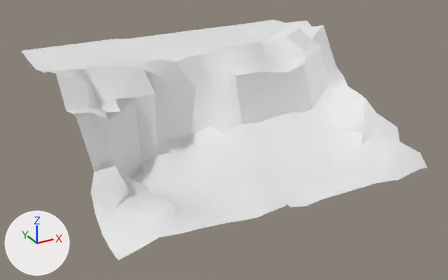
The Blender file Assets/MenuProps/landscape.blend: old version first, new version second.
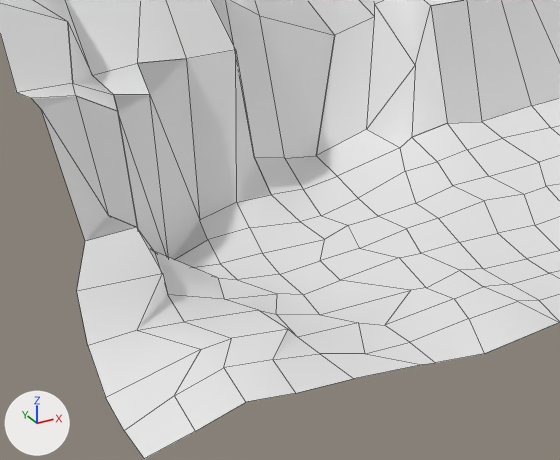
There are two pictures of each version: one whole from a camera (50 mm lens) standing at (-8.25, -13.49, 5.23) and looking at (-0.32, 0.94, -1.98), one close up on the part from 13% to 64% of the width and 26% to 93% of the height. Lighting does not change. The marker at lower left points along +X, +Y and +Z. The close-ups show mesh edges as thin lines.

Before the edit, the objects in view are built like this:
```python
me_plane = bpy.data.meshes.new('Plane')
me_plane.from_pydata(...)  # 305 vertices, 182 faces; spans x -0.613..0.553, y -0.347..0.688, z -0.198..0.048
me_plane.polygons.foreach_set('use_smooth', [True] * 182)
me_plane_002 = bpy.data.meshes.new('Plane.002')
me_plane_002.from_pydata(...)  # 129 vertices, 106 faces; spans x -0.425..0.449, y -0.347..0.274, z -0.198..-0.139
me_plane_002.polygons.foreach_set('use_smooth', [True] * 106)
ob_plane = bpy.data.objects.new('Plane', me_plane)
ob_plane.location = (0.0, 0.0, 0.0)
ob_plane.scale = (7.9, 7.9, 13.0)
ob_plane_002 = bpy.data.objects.new('Plane.002', me_plane_002)
ob_plane_002.location = (0.0, 0.0, 0.0)
ob_plane_002.scale = (7.9, 7.9, 13.0)
```
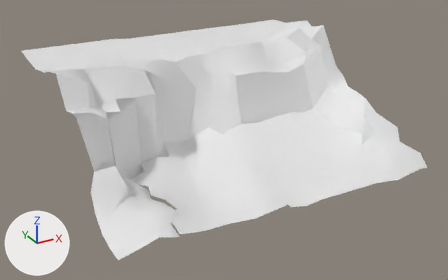
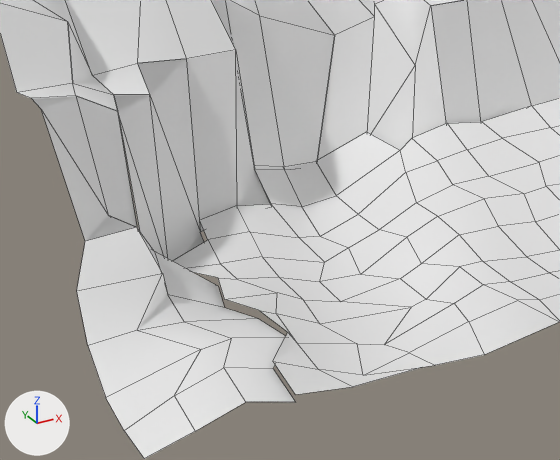
Boxes [x1, y1, x2, y2] around the edits, measured in the close-ups (560 x 460 px; the box of a moved part takes in the faces that stretch with it):
'Plane.002', reshaped: before [175, 98, 560, 393]; after [173, 98, 560, 394]
part 1 of me_plane_002, moved or reshaped: before [200, 123, 560, 393]; after [200, 123, 560, 394]
part 2 of me_plane, moved or reshaped: before [118, 114, 166, 256]; after [118, 114, 164, 256]
part 3 of me_plane, moved or reshaped: before [114, 0, 531, 260]; after [114, 0, 531, 261]
part 4 of me_plane, moved or reshaped: [154, 251, 295, 402] in both

What the commit changed:
me_plane_002 is used by ob_plane_002; location (0.0, 0.0, 0.0); scale (7.9, 7.9, 13.0).
me_plane_002 had 129 vertices, 106 faces and spanned x -0.425..0.449, y -0.347..0.274, z -0.198..-0.139.
me_plane_002 now has 129 vertices, 106 faces and spans x -0.425..0.449, y -0.347..0.276, z -0.213..-0.139.
me_plane_002 part 1: 61 of 129 vertices moved; they spanned x -0.425..0.137, y -0.322..0.274, z -0.194..-0.146 and now span x -0.425..0.137, y -0.322..0.276, z -0.213..-0.15; mean shift (0.0, 0.001, -0.007); largest move (-0.175, 0.0, -0.186) -> (-0.173, 0.002, -0.212).
me_plane is used by ob_plane; location (0.0, 0.0, 0.0); scale (7.9, 7.9, 13.0).
me_plane had 305 vertices, 182 faces and spanned x -0.613..0.553, y -0.347..0.688, z -0.198..0.048.
me_plane now has 305 vertices, 182 faces and spans x -0.613..0.553, y -0.347..0.688, z -0.21..0.048.
me_plane part 2: 2 of the vertices in x -0.477..-0.424, y 0.052..0.061, z -0.185..-0.149 are moved by (0.0, -0.014, -0.012).
me_plane part 3: all 18 vertices in x -0.414..0.137, y 0.113..0.274, z -0.198..-0.141 are moved by (0.0, 0.0, -0.012).
me_plane part 4: 7 of the vertices in x -0.425..-0.376, y -0.322..0.061, z -0.185..-0.17 are moved by (0.0, 0.0, -0.008).
